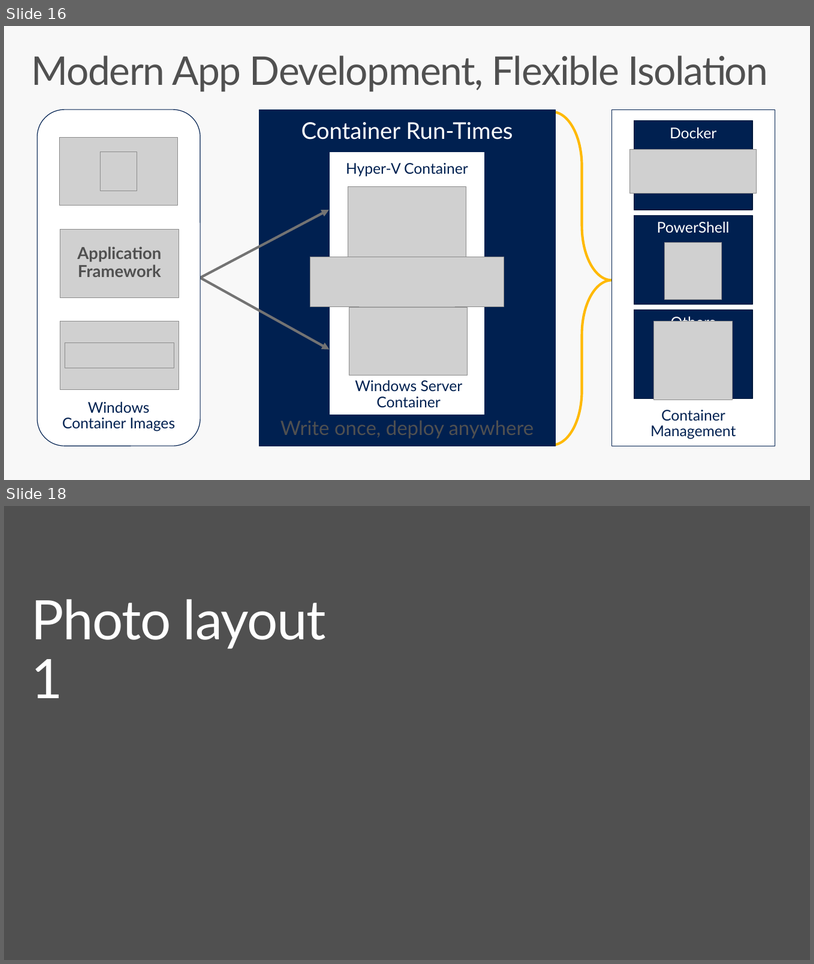
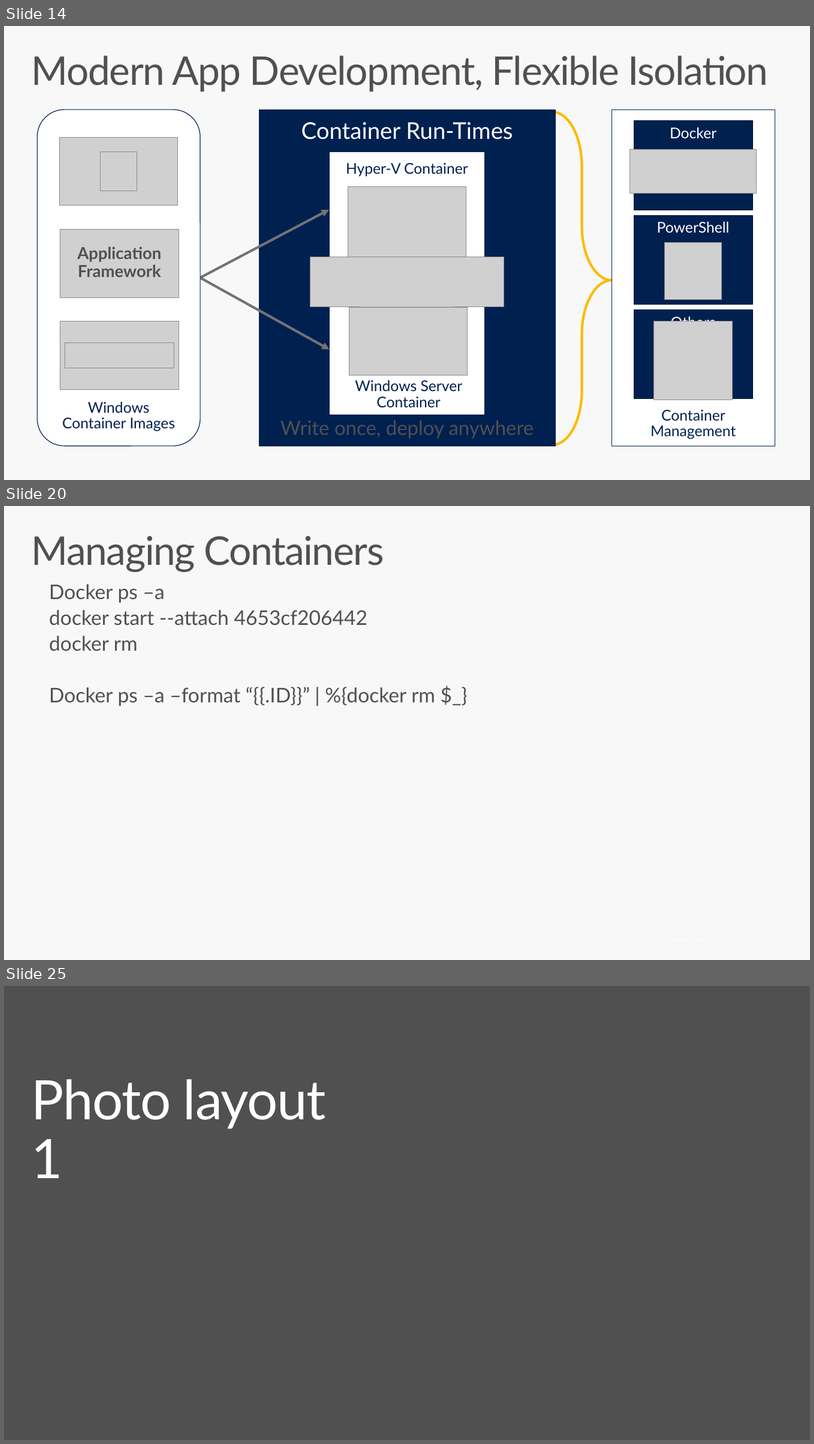
Before and after one commit to brentstineman/PersonalStuff, a slide deck: Presentations/ContainersForWindowsDevs.pptx. Shown one above the other, each under a label of ours: slides 16 and 18 before the commit, slides 14, 20 and 25 after it; the slides between them are not shown. The pictures are 814x964 and 814x1444 pixels, drawn with LibreOffice and Linux fonts; fonts in the diff are those of the drawing; grey boxes stand for pictures; background and template pictures are left out. Boxes give left, top, right and bottom in pixels: in the first picture for what was removed or moved away, otherwise in the second. Text is boxed around its words. In the diff, an @@ line names an element or a change of style, - is before the commit and + after.

Commit message:
updated Container presentation

```diff
--- a/Presentations/ContainersForWindowsDevs.pptx
+++ b/Presentations/ContainersForWindowsDevs.pptx
@@ slide 20 added at [4, 506, 810, 960], background #F8F8F8 @@
@@ title added at [31, 536, 384, 572], 48 pt, text #505050 @@
+Managing Containers
@@ text added at [49, 584, 435, 706], 24.5 pt, text #505050 @@
+Docker ps –a
+docker start --attach 4653cf206442
+docker rm
+Docker ps –a –format “{{.ID}}” | %{docker rm $_}
@@ what was slide 16 is now slide 14 @@
@@ what was slide 18 is now slide 25 @@
```
Also in this commit, not shown: 2 slides changed, 8 other slides added, 2 slides removed.
